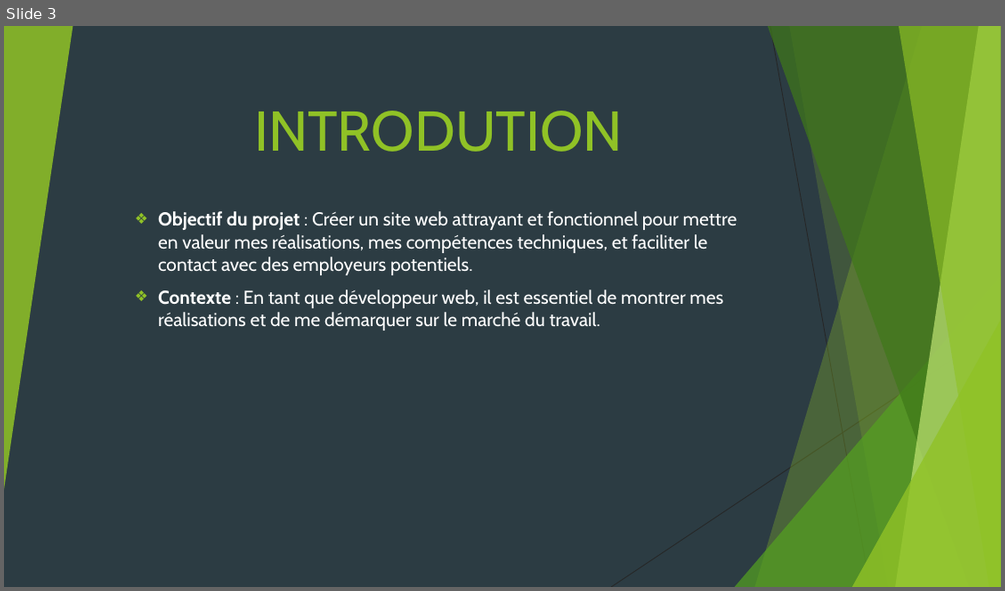
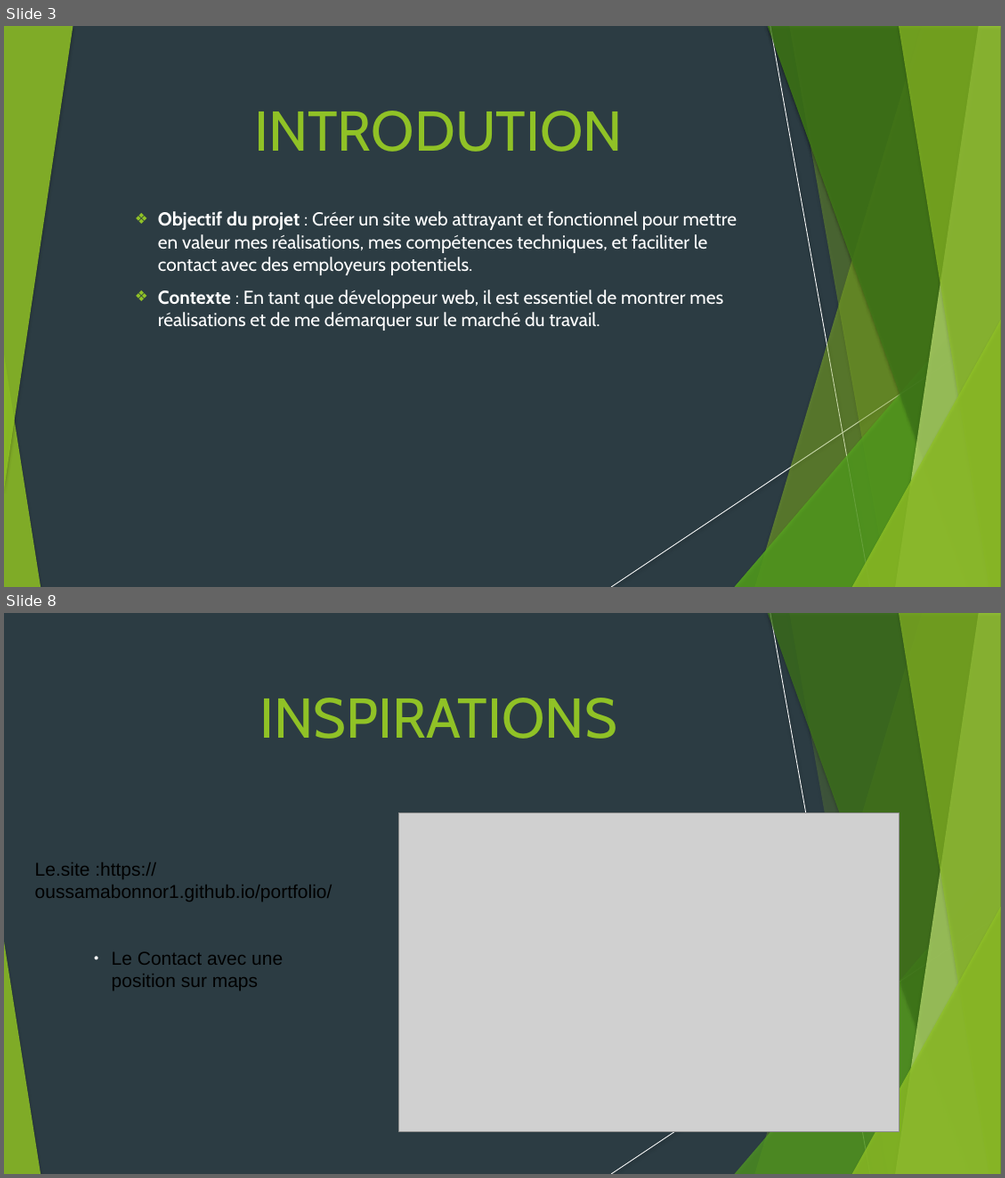
Before and after one commit to charifa93/Portfolio, a slide deck: documentation/Cahier de charges.pptm. Shown one above the other, each under a label of ours: slide 3 before the commit, slides 3 and 8 after it; the slides between them are not shown. The pictures are 1005x591 and 1005x1178 pixels, drawn with LibreOffice and Linux fonts; fonts in the diff are those of the drawing; grey boxes stand for pictures. Boxes give left, top, right and bottom in pixels: in the first picture for what was removed or moved away, otherwise in the second. Text is boxed around its words. In the diff, an @@ line names an element or a change of style, - is before the commit and + after.

```diff
--- a/documentation/Cahier de charges.pptm
+++ b/documentation/Cahier de charges.pptm
@@ slide 8 added at <box>4,613,1001,1174</box>, background #2C3C43; not listed: 10 template elements that a slide beside it also shows @@
@@ text added at <box>259,698,617,738</box>, 54 pt, text #90C226 @@
+INSPIRATIONS
@@ picture added at <box>399,813,900,1131</box> @@
@@ text added at <box>35,862,332,901</box>, 18 pt, text #000000 @@
+Le.site :https://oussamabonnor1.github.io/portfolio/
@@ text added at <box>112,951,283,990</box>, 18 pt, text #000000 @@
+● Le Contact avec une position sur maps
@@ slide 3 changed as well @@
@@ shadow on in 7 elements at <box>755,26,1001,587</box>, <box>735,275,1001,587</box>, <box>768,26,1001,587</box>, <box>896,26,1001,587</box>, <box>898,26,1001,587</box>, <box>852,320,1001,587</box>, <box>4,26,73,490</box> @@
@@ line (770, 26) - (870, 587): stroke #262626 0.75 pt to #FFFFFF 0.74 pt @@
@@ freeform shape at <box>789,26,1001,587</box>: shadow on; outline redrawn @@
@@ line (1001, 328) - (611, 587): stroke #262626 0.75 pt to #FFFFFF 0.74 pt @@
@@ group added at <box>735,26,1001,587</box>: 5 freeform shapes, 2 triangles @@
@@ triangle added at <box>4,354,40,587</box>, fill #90C226 at 85% opacity @@
```
Also in this commit, not shown: 2 other slides changed, 12 other slides added, 35 other files.
